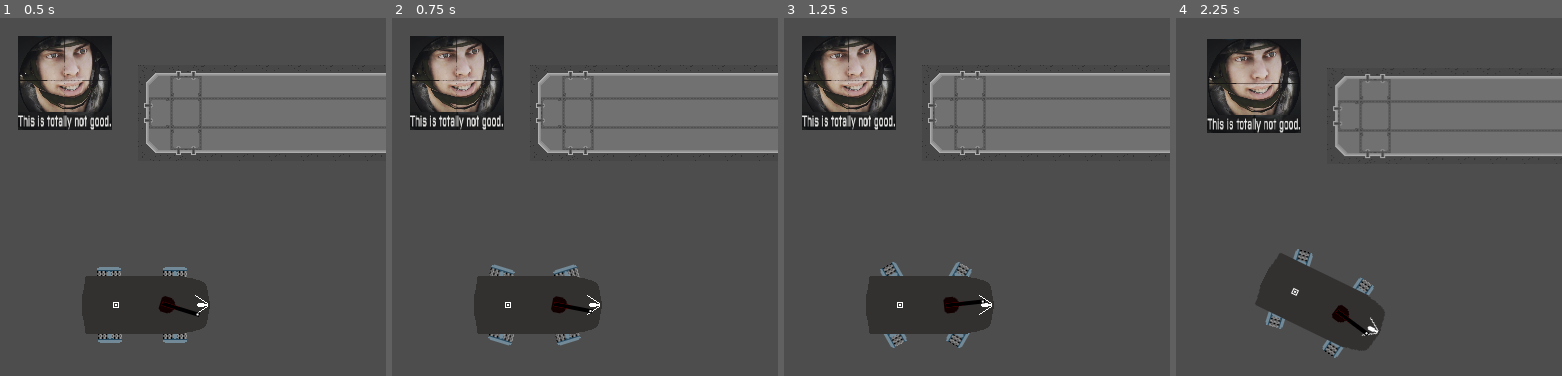
Above: before the commit, frames 1-4 (left to right).
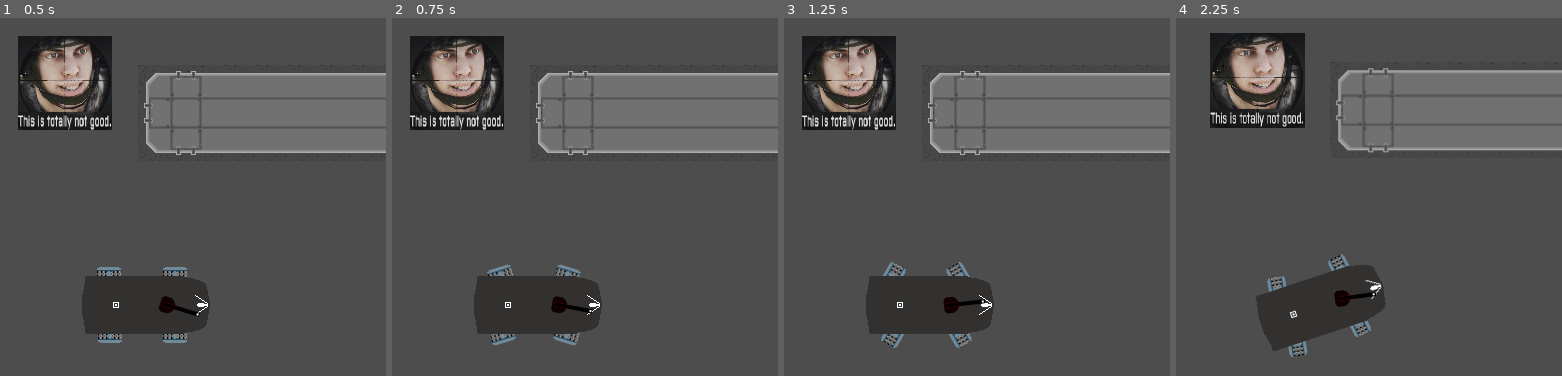
Above: after the commit, the same moments.

Repository: CatWizard47/WormGame
Game: Godot game, scene res://Scenes/main_test_thingy.tscn
Two runs of this game, one before a commit and one after it. Both use one fixed random seed, a clock stepped at 60 frames per second and the inputs below.
Inputs (mouse positions are in pixels of both pictures, inside the frame that each line leads up to):
- Up to frame 1 (0.5 s): no input
- Up to frame 2 (0.75 s): move the mouse to (642, 268) at 0.52 s; press the mouse at (642, 268) at 0.53 s; hold D (move_right) from 0.53 s (still down)
- Up to frame 3 (1.25 s): keep holding D (move_right)
- Up to frame 4 (2.25 s): move the mouse to (1226, 340) at 1.27 s; release D (move_right) at 1.28 s; release the mouse at (1226, 340) at 1.28 s; hold S (move_backward) 1.28-2.03 s; click (1226, 340) at 1.35 s; move the mouse to (1369, 146) at 2.02 s; press the mouse at (1369, 146) at 2.03 s; hold D (move_right) from 2.03 s (still down)

Frame 1 is identical in both runs. In frame 2, 0.6% of the frame differs, in the area x 24-49%, y 68-92%; in frame 3, 0.6%; in frame 4, 12%, in the area x 8-100%, y 4-95%.

Commit message:
tracks working, still missing animation

Diff:
--- a/Scenes/main_test_thingy.tscn
+++ b/Scenes/main_test_thingy.tscn
@@ -95,7 +95,6 @@
 gravity_scale = 0.0
 max_engine_power = 10
 traction_Coefficient = 0.2
-max_velocity = 20
 
 [node name="TileMapLayer" type="TileMapLayer" parent="." unique_id=2098761291]
 visibility_layer = 2
--- a/scripts/player.gd
+++ b/scripts/player.gd
@@ -3,13 +3,14 @@
 @export var max_engine_power = 10
 @export var acceleration_mult : float = 0.5
 @export var traction_Coefficient : float = 0.02 #MUST BE SMOL
-@export var max_velocity: int = 100
 @export var locomotion_node_rotation_speed: float = 0.025
+@export var max_rotation_speed_radian:float
 var locomotive_nodes: Node
 var screen_size # Size of the game window. # temp
 var velocity: Vector2
 var engine_power: float
 var locomotive_rotation: float
+var powertrain_radian_ratio:float
 var node_count: float
 
 
@@ -44,47 +45,30 @@
 
 	if(Input.is_action_pressed("move_backward") or Input.is_action_pressed("move_forward")):
 		if Input.is_action_pressed("move_backward") and engine_power > -max_engine_power:
-			#engine_power -=1
 			engine_power -=1 * acceleration_mult
 
 		if Input.is_action_pressed("move_forward") and engine_power < max_engine_power:
-			#engine_power +=1
 			engine_power +=1 * acceleration_mult
 	else:
 		engine_power = 0
 
+	powertrain_radian_ratio=abs(locomotive_rotation / (PI / 2.01))
+	if  locomotive_rotation > 0.01:	#devided by 80 to seem more 'realistic' ig
+		rotation -= ( engine_power / (max_engine_power * 80) ) * powertrain_radian_ratio
 
-	#_apply_thrust_with_locomotive_nodes(engine_power)
-	if  locomotive_rotation > 0.01:
-		#rotation_direction -= engine_power/100.0
-		rotation -= engine_power/ (500.0 * PI/2)
-		#if rotation_direction < 0 :
-		#	rotation_direction = 2*PI
-		#	print("TEST")
 	elif locomotive_rotation < 0.01:
-		#rotation_direction += engine_power/100.0
-		rotation += engine_power/(500.0 * PI/2)
-		#if rotation_direction > 2*PI :
-		#	rotation_direction = 0
-		#	print("AIE")
-	print(rotation)
+		rotation += ( engine_power / (max_engine_power * 80) ) * powertrain_radian_ratio
 
-	#print(locomotive_rotation ," <-loco rotation-> ", rotation)
-	#rotation=rotation_direction
 	velocity -= velocity.normalized() * traction_Coefficient * mass * 9.81
-	#velocity = Vector2.from_angle(rotation).normalized() * engine_power * 10
-	velocity.x += engine_power * cos(rotation)
-	velocity.y += engine_power * sin(rotation)
-	print(velocity)
-
+	velocity = Vector2.from_angle(rotation).normalized()
+	velocity = velocity * engine_power * 10 * (1 - powertrain_radian_ratio)
+	print(velocity.length())
 	if velocity.length() <= 1:
 		velocity = Vector2.ZERO
-	elif velocity.length() >= max_velocity:
-		velocity = velocity.normalized()*max_velocity * 0.99
+	#elif velocity.length() >= max_velocity:
+	#	velocity = velocity.normalized()*max_velocity * 0.99
 
 	move_and_collide(velocity * delta)
-
-
 
 # Called every frame. 'delta' is the elapsed time since the previous frame.
 func _physics_process(delta: float) -> void:
--- a/scripts/track_module_node.gd
+++ b/scripts/track_module_node.gd
@@ -9,11 +9,11 @@
 
 func change_rotation(rotation_speed: float) -> float:
 	if horizontal_orientation_inverted_flag:
-		rotation += rotation_speed
+		rotation -= rotation_speed
 		rotation = clampf( rotation , -PI / 2.01, +PI / 2.01)
 		return rotation
 	else:
-		rotation -= rotation_speed
+		rotation += rotation_speed
 		rotation = clampf( rotation , -PI / 2.01, +PI / 2.01)
 		return -rotation
 
